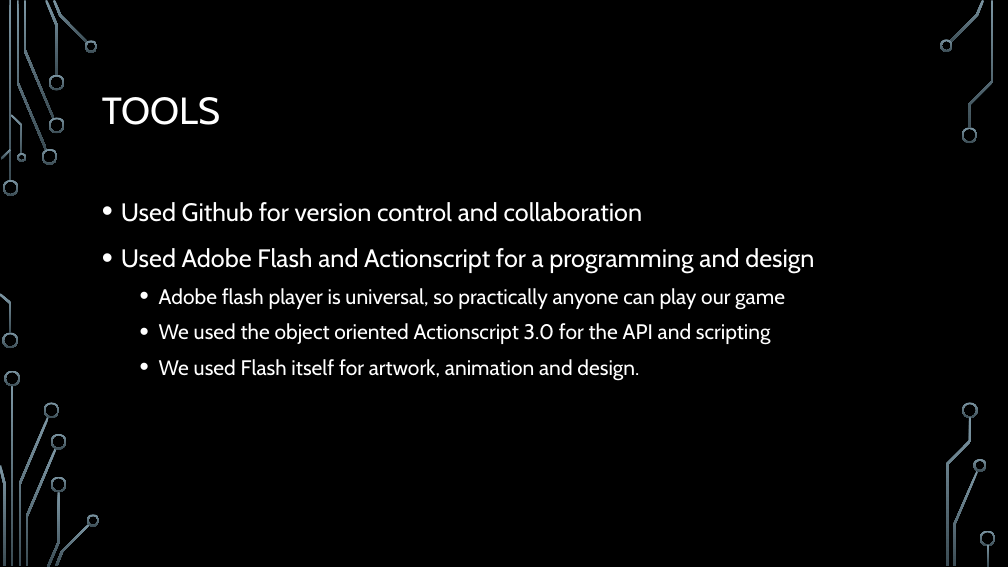
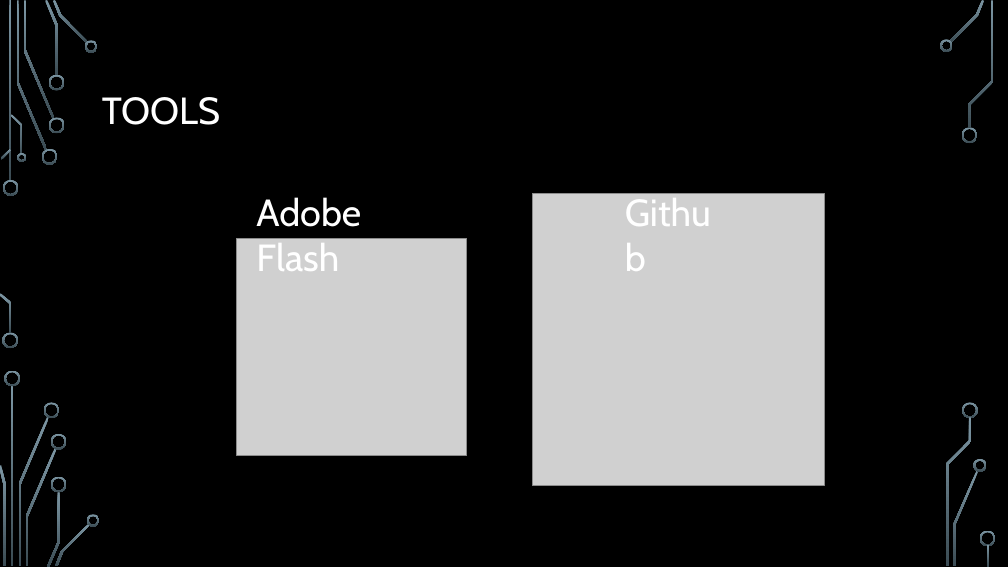
Before and after one commit to MHSCSClub/FBLA_GameSimulation_2014, a slide deck: slide 4 of Powerpoint.pptx. Drawn at 1008x567 pixels with LibreOffice and Linux fonts; fonts in the diff are those of the drawing; grey boxes stand for pictures; background and template pictures are left out. Boxes give left, top, right and bottom in pixels: in the first picture for what was removed or moved away, otherwise in the second. Text is boxed around its words. In the diff, an @@ line names an element or a change of style, - is before the commit and + after.

```diff
--- a/Powerpoint.pptx
+++ b/Powerpoint.pptx
@@ text removed at (121,202,814,381) @@
-• Used Github for version control and collaboration
-• Used Adobe Flash and Actionscript for a programming and design
-  • Adobe flash player is universal, so practically anyone can play our game
-  • We used the object oriented Actionscript 3.0 for the API and scripting
-  • We used Flash itself for artwork, animation and design.
@@ text added at (256,197,361,271), 36 pt, text #FFFFFF @@
+Adobe Flash
@@ picture added at (532,194,825,486) @@
@@ text added at (618,185,740,238), 36 pt, text #FFFFFF @@
+Github
@@ picture added at (237,238,467,455) @@
```
Also in this commit, not shown: 4 other slides changed, 1 slide added, 1 slide removed.
